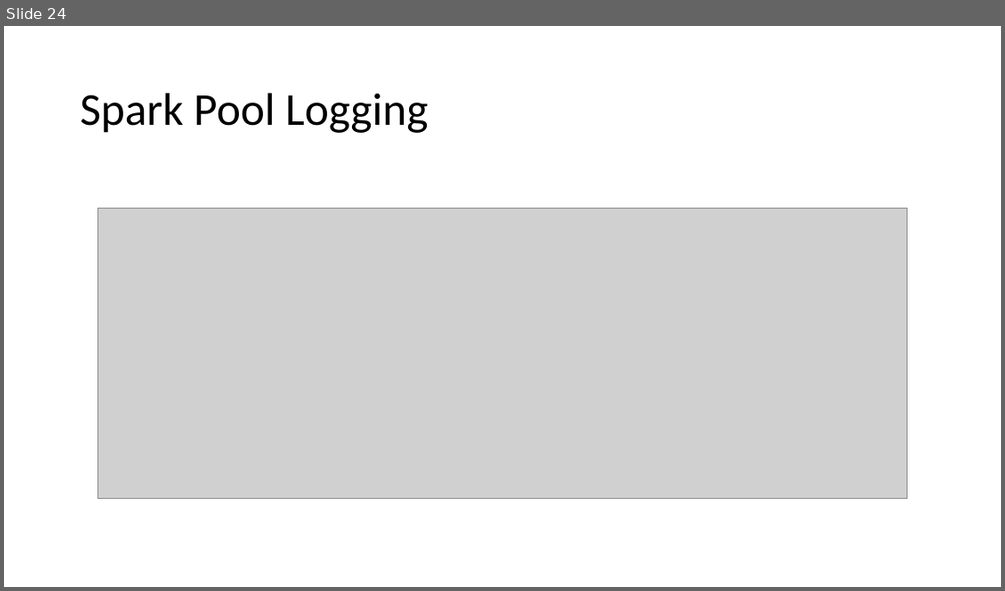
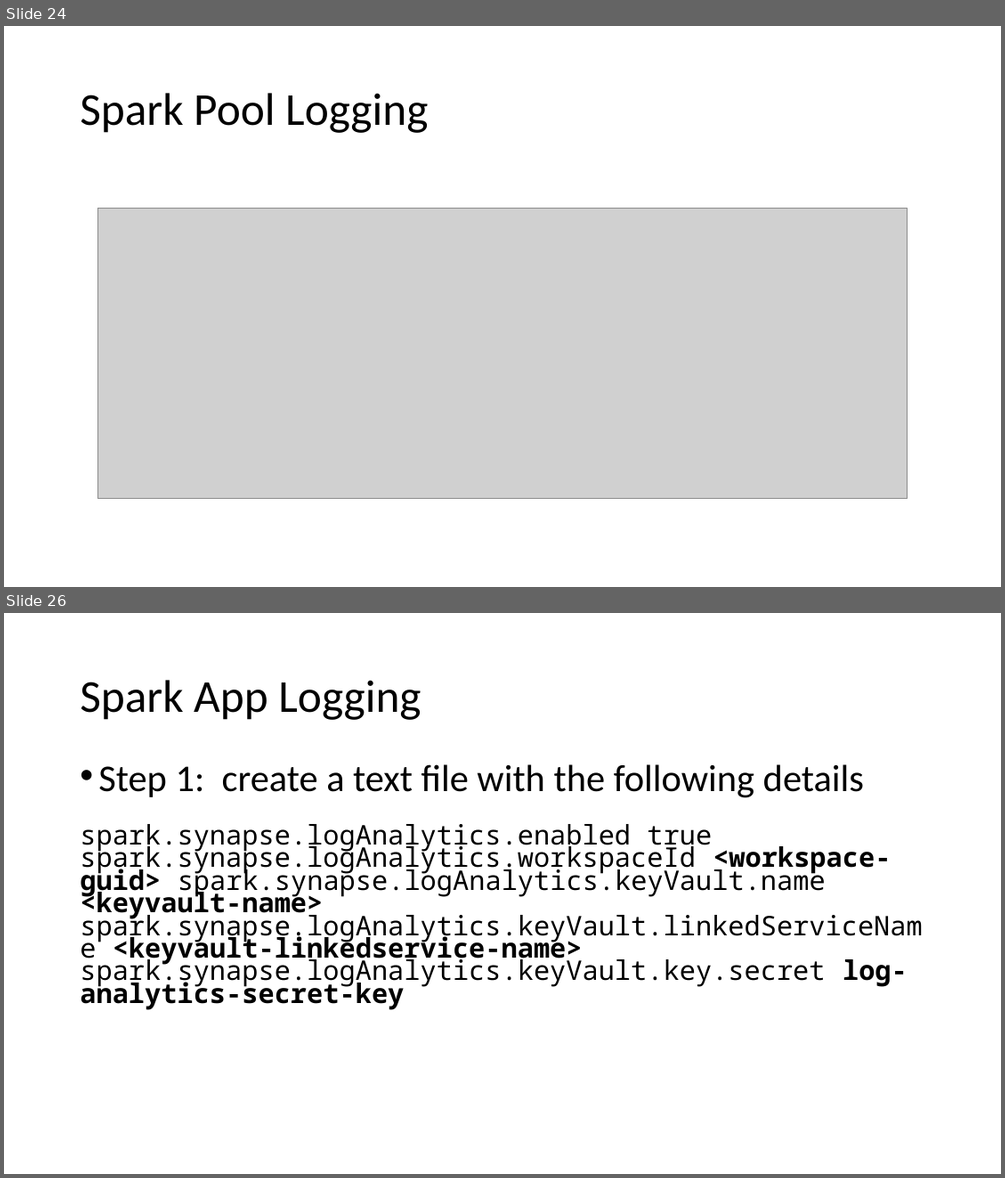
Before and after one commit to solliancenet/precon-synapse-power-bi, a slide deck: Slides/03 - Synapse Administration.pptx. Shown one above the other, each under a label of ours: slide 24 before the commit, slides 24 and 26 after it; the slides between them are not shown. The pictures are 1005x591 and 1005x1178 pixels, drawn with LibreOffice and Linux fonts; fonts in the diff are those of the drawing; grey boxes stand for pictures. Boxes give left, top, right and bottom in pixels: in the first picture for what was removed or moved away, otherwise in the second. Text is boxed around its words. In the diff, an @@ line names an element or a change of style, - is before the commit and + after.

```diff
--- a/Slides/03 - Synapse Administration.pptx
+++ b/Slides/03 - Synapse Administration.pptx
@@ slide 26 added at [4,613,1001,1174], background #FFFFFF @@
@@ title added at [80,680,421,720], 44 pt, text #000000 @@
+Spark App Logging
@@ text added at [80,764,922,1010], 26 pt, text #000000 @@
+• Step 1: create a text file with the following details
+spark.synapse.logAnalytics.enabled true spark.synapse.logAnalytics.workspaceId <workspace-guid> spark.synapse.logAnalytics.keyVault.name <keyvault-name> spark.synapse.logAnalytics.keyVault.linkedServiceName <keyvault-linkedservice-name> spark.synapse.logAnalytics.keyVault.key.secret log-analytics-secret-key
```
Also in this commit, not shown: 7 other slides added, 1 slide removed, 1 other file.
